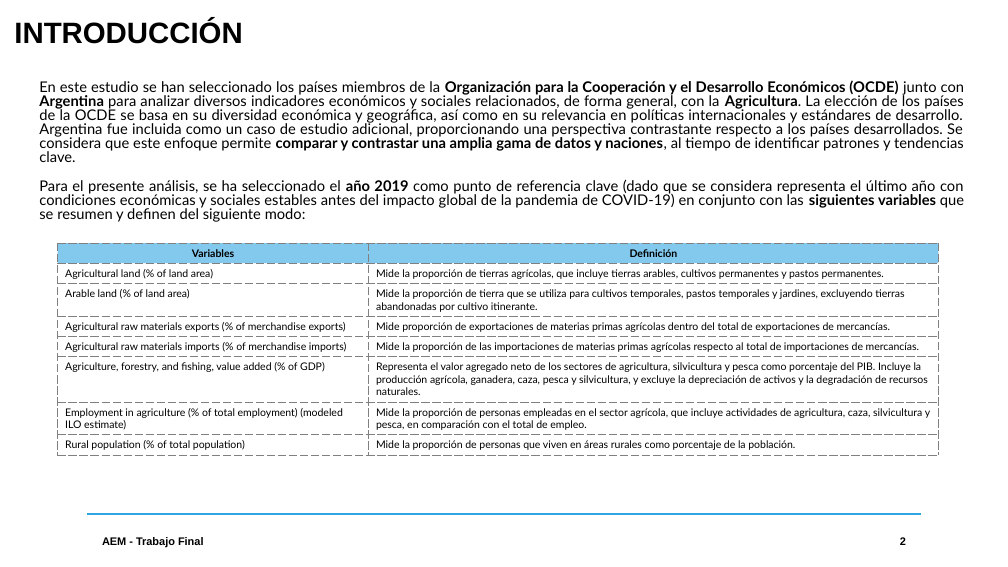
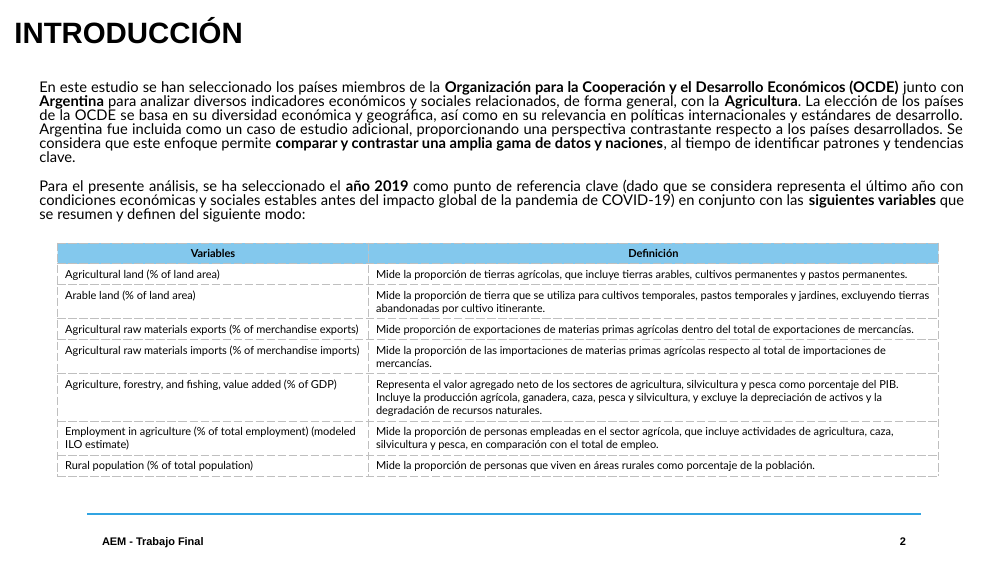
Before and after one commit to DavidGuzzi/MECMT04, a slide deck: slide 2 of AEM PPT 20240802.pptx. Drawn at 1008x567 pixels with LibreOffice and Linux fonts; fonts in the diff are those of the drawing. Boxes give left, top, right and bottom in pixels: in the first picture for what was removed or moved away, otherwise in the second. Text is boxed around its words. In the diff, an @@ line names an element or a change of style, - is before the commit and + after.

```diff
--- a/AEM PPT 20240802.pptx
+++ b/AEM PPT 20240802.pptx
@@ table at <box>57,243,938,488</box> @@
@@ size 10 to 10.5 pt @@
@@ borders changed @@
```
Also in this commit, not shown: 2 other slides changed, 1 other file.
